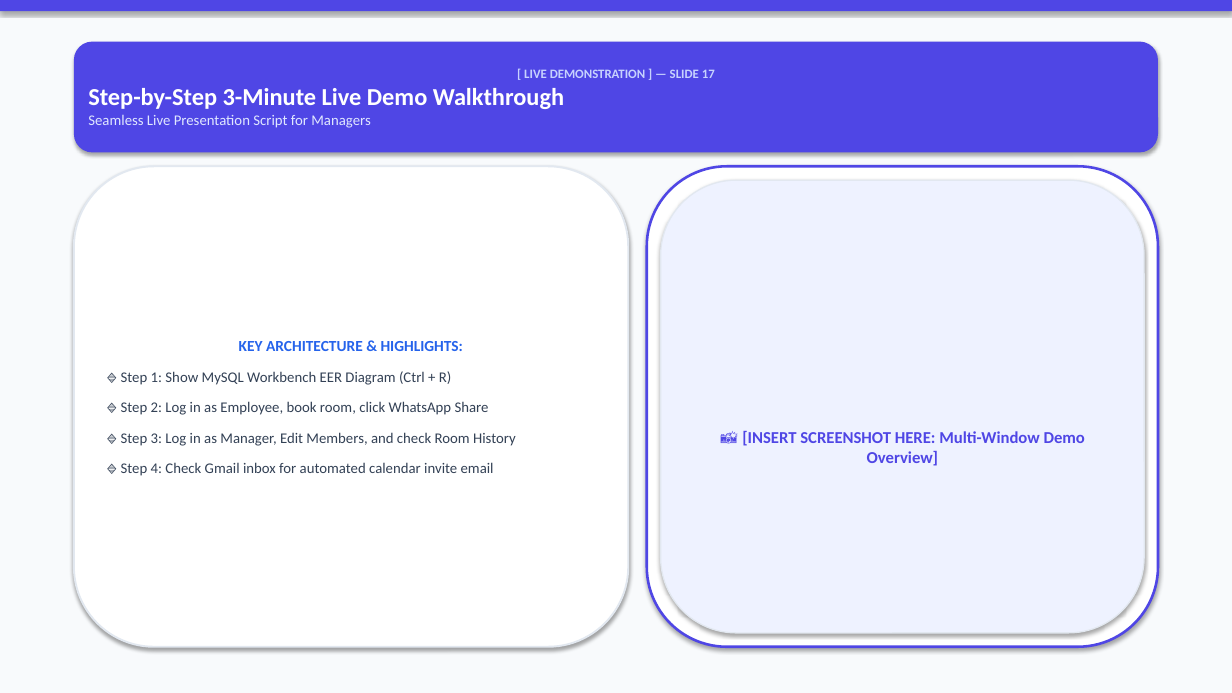
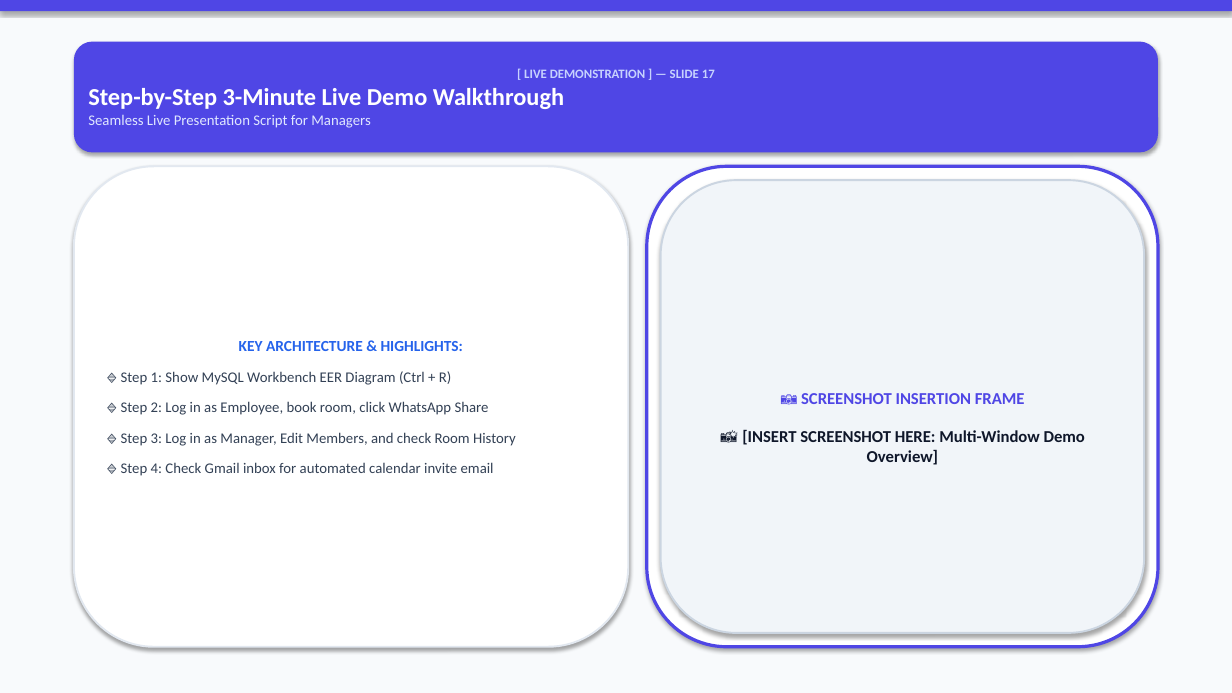
Before and after one commit to VishalMishraCSE/meeting-room-booking-system, a slide deck: slide 17 of document/PRESENTATION_DECK_SLIDES.pptx. Drawn at 1232x693 pixels with LibreOffice and Linux fonts; fonts in the diff are those of the drawing. Boxes give left, top, right and bottom in pixels: in the first picture for what was removed or moved away, otherwise in the second. Text is boxed around its words. In the diff, an @@ line names an element or a change of style, - is before the commit and + after.

```diff
--- a/document/PRESENTATION_DECK_SLIDES.pptx
+++ b/document/PRESENTATION_DECK_SLIDES.pptx
@@ rounded rectangle at (647, 166, 1158, 647): outline #4F46E5 2 pt to #4F46E5 2.5 pt @@
@@ rounded rectangle "📷 SCREENSHOT INSERTION FRAME" at (661, 180, 1144, 633): fill #EEF2FF to #F1F5F9; outline #E2E8F0 1 pt to #CBD5E1 1.5 pt @@
@@ text in rounded rectangle at (801, 393, 1025, 404): paragraph added @@
+📷 SCREENSHOT INSERTION FRAME
@@ text in rounded rectangle at (742, 429, 1085, 465): text colour #4F46E5 to #0F172A in "📸 [INSERT SCREENSHOT HERE: Multi-Window Demo Overview]"; more space between paragraphs @@
```
Also in this commit, not shown: 16 other slides changed, 53 other files.
